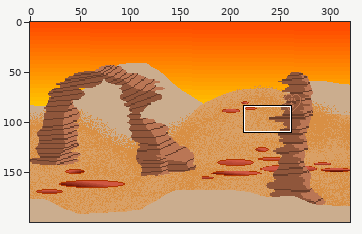
Two versions of one sprite sheet, Backgrounds/LargeIntestineRocks.png. Above: a wide view before the commit, with the close-up outlined.
Close-up. The starting point:
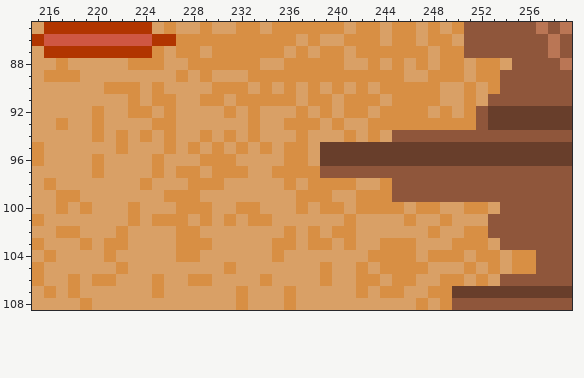
The file is 320x200 pixels. Colours within 5 levels of each other are drawn and written as one. Shown: x 215..259, y 85..108.
Once edited:
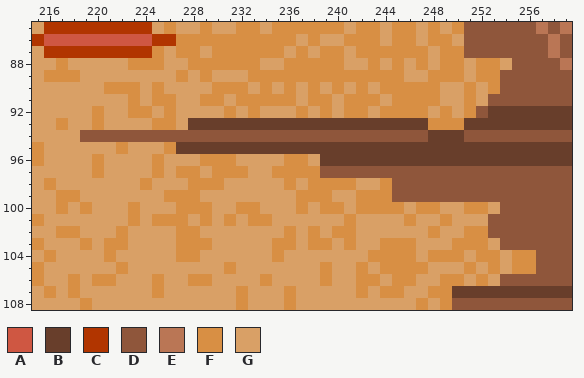
Palette (. is transparent): A #cf5742  B #683e2b  C #b13500  D #8f563b  E #ba7655  F #d88f44  G #d9a066
What changed:
y 93: x 228..247 GGGGGFGGFFFGFGGFFFFF -> BBBBBBBBBBBBBBBBBBBB; x 251..252 FD -> BB
y 94: x 219..244 GFGFGFGFGGFGFGFGGGFGGGFGFG -> DDDDDDDDDDDDDDDDDDDDDDDDDD; x 248..250 DDD -> BBB
y 95: x 227..238 GFGFGFGFGFFG -> BBBBBBBBBBBB
Pixel boxes of the changes (left, top, right, bottom) in both close-ups:
changed: (80, 118, 488, 154)
